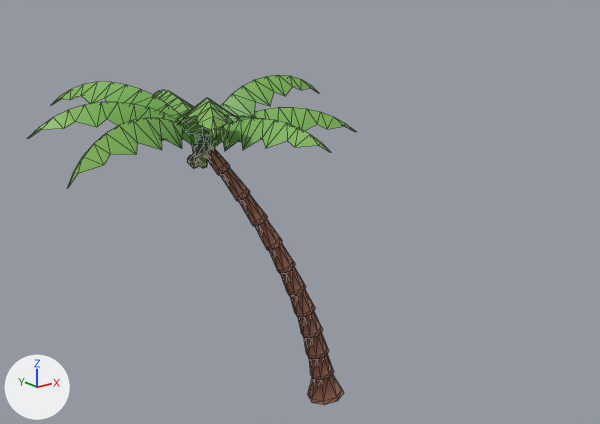
Before and after pictures for a commit that changed the glTF model game/assets/models/vegetation/palm_lean.glb.
One viewpoint serves both versions: a 50 mm camera at (-11.65, -13.56, 10.19) aimed at (-0.23, 0.71, 4.48). The axes (+X, +Y, +Z) are drawn at lower left. The lights are the same throughout. The first picture is the older version. Mesh edges are drawn as thin lines. Vertices at exactly the same position are counted once.

The scene before the commit, as lines of its bpy script (objects in view):
```python
me_palm_lean = bpy.data.meshes.new('palm_lean')
me_palm_lean.from_pydata(...)  # 660 vertices, 1057 faces; spans x -5.99..0.44, y -2.09..3.97, z -0.06..7.71
# faces by material slot: [423, 634]
me_palm_lean.materials.append(mat_pu_foliage)
me_palm_lean.materials.append(mat_pu_plant)
ob_palm_lean = bpy.data.objects.new('palm_lean', me_palm_lean)
ob_palm_lean.location = (0.0, 0.0, 0.0)
```
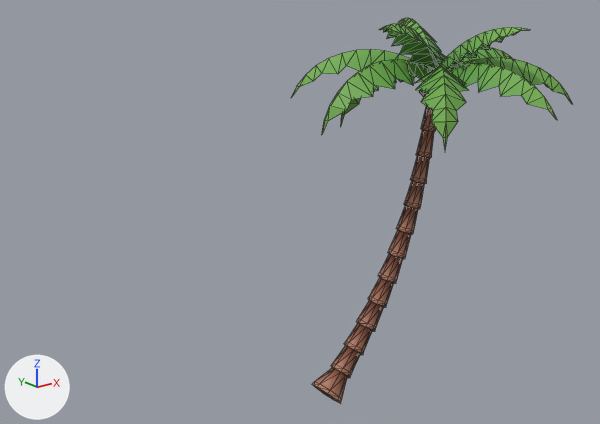
Edits to the scene script, one JSON object a line:
```json
{"block": "me_palm_lean", "where": "# used by ob_palm_lean; location = (0.0, 0.0, 0.0)"}
{"op": "remove", "block": "me_palm_lean", "code": "me_palm_lean.from_pydata(...)  # 660 vertices, 1057 faces; spans x -5.99..0.44, y -2.09..3.97, z -0.06..7.71"}
{"op": "add", "block": "me_palm_lean", "code": "me_palm_lean.from_pydata(...)  # 782 vertices, 1247 faces; spans x -0.28..6.1, y -3.23..3.05, z -0.29..8.68"}
{"block": "me_palm_lean", "change": "me_palm_lean part 1: the loose piece of 37 vertices spanning x -5.99..-2.66, y 0.57..1.98, z 6.5..7.39 is multiplied about its middle by the matrix ((-0.417, 0.849, 0.171), (-0.825, -0.458, 0.179), (0.233, -0.067, 0.982)), then moved by (8.72, -0.1, 0.5)"}
{"block": "me_palm_lean", "change": "me_palm_lean part 2: the loose piece of 37 vertices spanning x -2.7..-0.17, y -1.08..0.88, z 6.47..7.16 is multiplied about its middle by the matrix ((-0.486, 0.528, 0.331), (-0.616, -0.638, 0.045), (0.245, -0.19, 0.753)), then moved by (3.71, -0.1, 1.41)"}
{"block": "me_palm_lean", "change": "me_palm_lean part 3: the loose piece of 21 vertices spanning x -2.92..-2.45, y 0.65..1.1, z 6.15..6.62 is scaled about its middle by (0.95, 0.95, 1), then moved by (5.97, -0.93, 0.93)"}
{"block": "me_palm_lean", "change": "me_palm_lean part 4: the loose piece of 14 vertices spanning x -2.95..-2.7, y 0.54..0.83, z 5.95..6.25 is moved by (5.97, -0.93, 0.93)"}
{"block": "me_palm_lean", "change": "me_palm_lean part 5: the loose piece of 14 vertices spanning x -2.99..-2.66, y 0.88..1.25, z 5.87..6.2 is moved by (5.97, -0.93, 0.93)"}
{"block": "me_palm_lean", "change": "me_palm_lean part 6: 8 loose pieces with 523 vertices, spanning x -5.98..0.44, y -2.09..3.97, z -0.06..7.71, are deleted"}
{"block": "me_palm_lean", "change": "me_palm_lean part 7: 645 vertices added at x -0.28..6.1, y -3.23..3.05, z -0.29..8.59"}
{"block": "me_palm_lean", "change": "other edits to the shape of me_palm_lean do not show in these pictures"}
```

Changed parts and their boxes (x1, y1, x2, y2) in the pictures (600 x 424 px; the box of a moved part takes in the faces that stretch with it):
```json
{"object": "palm_lean", "change": "reshaped", "before": [27, 75, 356, 405], "after": [291, 18, 572, 404], "on screen": "15% narrower, 17% taller"}
{"part": 1, "of": "me_palm_lean", "change": "moved or reshaped", "before": [27, 102, 187, 140], "after": [428, 52, 446, 69], "on screen": "mostly hidden afterwards"}
{"part": 2, "of": "me_palm_lean", "change": "moved or reshaped", "before": [222, 107, 356, 142], "after": [380, 24, 439, 68]}
{"part": 3, "of": "me_palm_lean", "change": "moved or reshaped", "before": [192, 134, 212, 157], "on screen": "not visible afterwards"}
{"part": 4, "of": "me_palm_lean", "change": "moved or reshaped", "before": [195, 153, 208, 168], "on screen": "not visible afterwards"}
{"part": 5, "of": "me_palm_lean", "change": "moved or reshaped", "before": [187, 154, 198, 168], "after": [419, 90, 428, 97], "on screen": "mostly hidden afterwards"}
{"part": 6, "of": "me_palm_lean", "change": "deleted", "before": [51, 75, 344, 405]}
{"part": 7, "of": "me_palm_lean", "change": "added", "after": [291, 18, 572, 404]}
```
